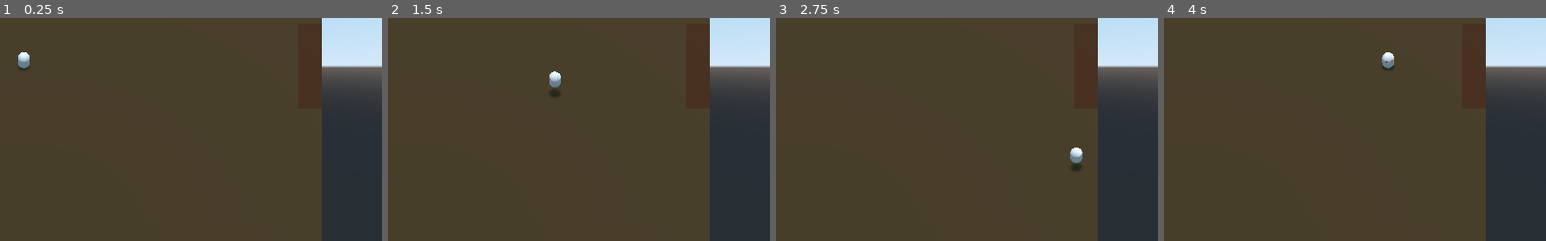
Above: before the commit, frames 1-4 (left to right).
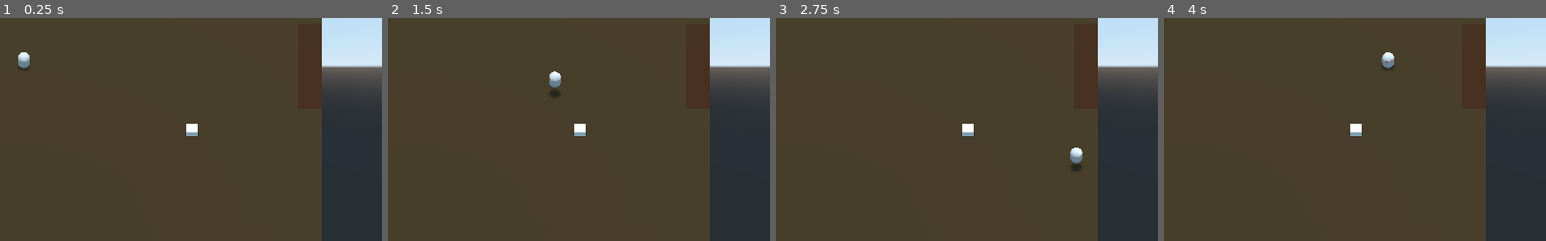
Above: after the commit, the same moments.

Repository: jaredbwasserman/game-jams
Game: Godot game, scene res://scenes/Main.tscn
Same seed, same stepped clock (60 frames per second), same inputs: the game is played once before the commit and once after it.
Inputs (mouse positions are % of the whole screen's width and height, from its top left):
- Up to frame 1 (0.25 s): no input
- Up to frame 2 (1.5 s): tap Enter at 0.5 s; move the mouse to (72, 45) at 0.52 s; hold Right (move_right) 0.53-1.28 s; tap Space (jump) at 0.77 s; move the mouse to (30, 55) at 1.27 s; hold Down (move_back) from 1.28 s (still down)
- Up to frame 3 (2.75 s): tap Space (jump) at 1.52, 2 s; move the mouse to (60, 28) at 2.02 s; release Down (move_back) at 2.03 s; hold Right (move_right) from 2.03 s (still down)
- Up to frame 4 (4 s): move the mouse to (45, 70) at 2.77 s; release Right (move_right) at 2.78 s; hold Up (move_forward) 2.78-3.53 s; tap Space (jump) at 3.02, 3.77 s; tap Enter at 3.5 s; move the mouse to (80, 65) at 3.52 s; hold Left (move_left) from 3.53 s (still down)
The pictures show only the part of the screen within x 47-97%, y 39-89%; the shares and areas given below are measured in that part.

The runs differ from the first frame. In frame 1, 0.2% of the frame differs, in the area x 48-52%, y 47-53%; in frame 2, 0.2%; in frame 3, 0.2%; in frame 4, 0.2%.

Commit message:
Update player room detection

Diff:
--- a/bgj-2022-03/scenes/Main.tscn
+++ b/bgj-2022-03/scenes/Main.tscn
@@ -17,6 +17,9 @@
 
 [node name="Room1" parent="RoomsRoot/RoomsManager/RoomsList" instance=ExtResource( 4 )]
 south_open = false
+
+[node name="CSGBox" type="CSGBox" parent="RoomsRoot/RoomsManager/RoomsList/Room1"]
+transform = Transform( 1, 0, 0, 0, 1, 0, 0, 0, 1, 28.2153, 0, 15.6288 )
 
 [node name="Room5" parent="RoomsRoot/RoomsManager/RoomsList" instance=ExtResource( 4 )]
 transform = Transform( 1, 0, 0, 0, 1, 0, 0, 0, 1, 100, 0, -100 )
--- a/bgj-2022-03/scenes/Player.tscn
+++ b/bgj-2022-03/scenes/Player.tscn
@@ -3,7 +3,7 @@
 [ext_resource path="res://scripts/Player.gd" type="Script" id=2]
 
 [sub_resource type="BoxShape" id=2]
-extents = Vector3( 4, 4, 4 )
+extents = Vector3( 5, 5, 5 )
 
 [sub_resource type="CapsuleMesh" id=3]
 
